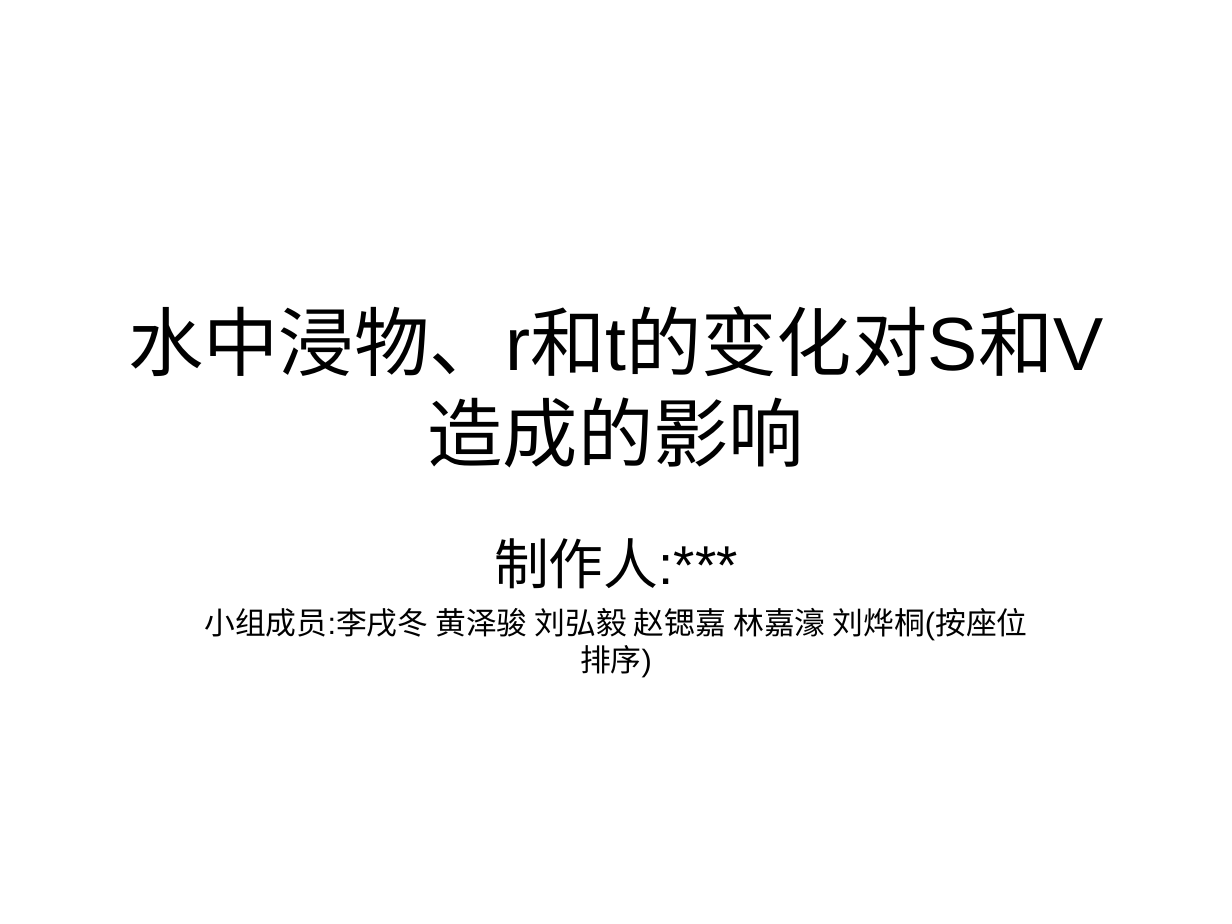
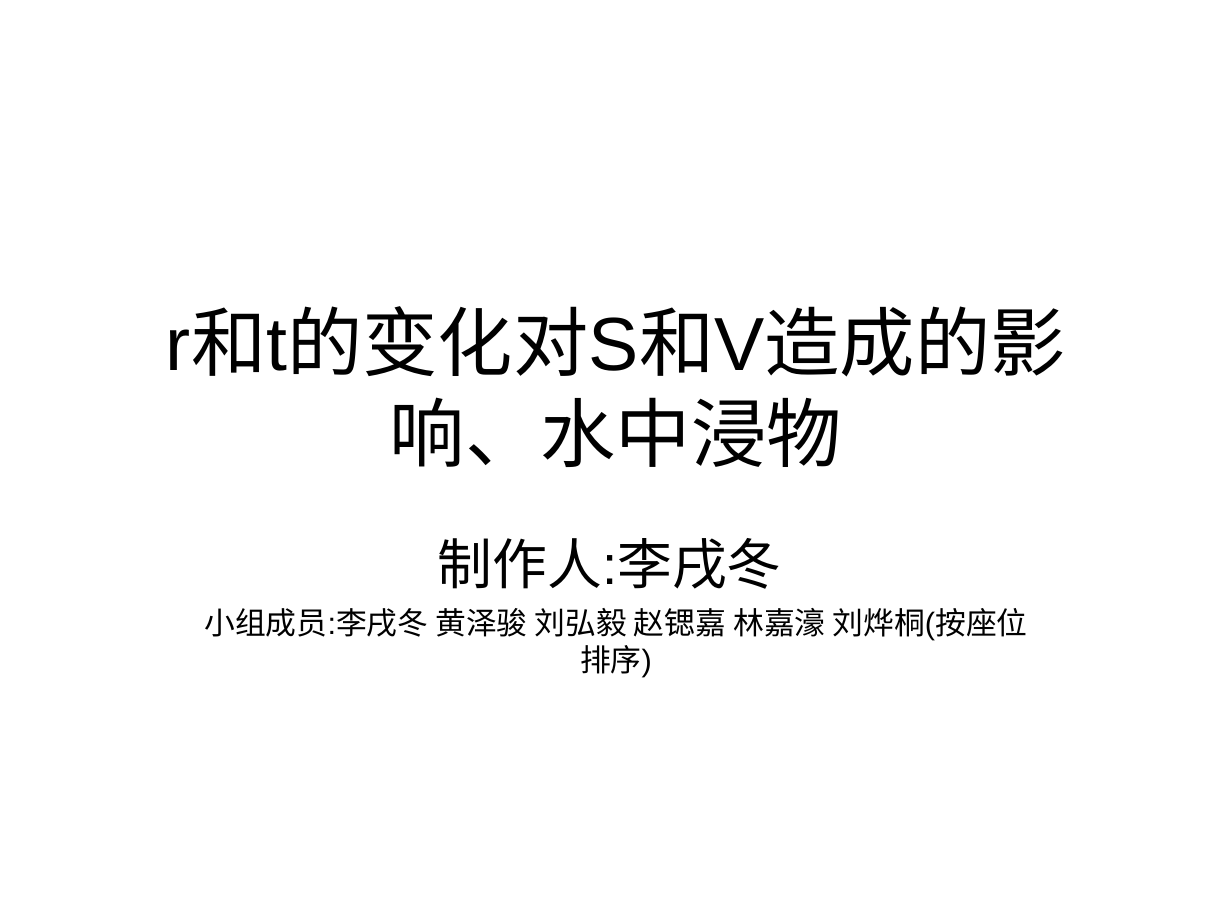
Before and after one commit to lxdxz/lxdxz.github.io, a slide deck: slide 1 of pptkey=123456/05 水中浸物、r和t的变化对S和V造成的影响.ppt. Drawn at 1232x924 pixels with LibreOffice and Linux fonts; fonts in the diff are those of the drawing. Boxes give left, top, right and bottom in pixels: in the first picture for what was removed or moved away, otherwise in the second. Text is boxed around its words. In the diff, an @@ line names an element or a change of style, - is before the commit and + after.

```diff
--- a/pptkey=123456/05 水中浸物、r和t的变化对S和V造成的影响.ppt
+++ b/pptkey=123456/05 水中浸物、r和t的变化对S和V造成的影响.ppt
@@ title at [390,397,842,467]: text changed @@
-水中浸物、r和t的变化对S和V造成的影响
+r和t的变化对S和V造成的影响、水中浸物
@@ subtitle at [438,538,782,589]: text changed @@
-制作人:***
+制作人:李戌冬
```
Also in this commit, not shown: 7 other files.
